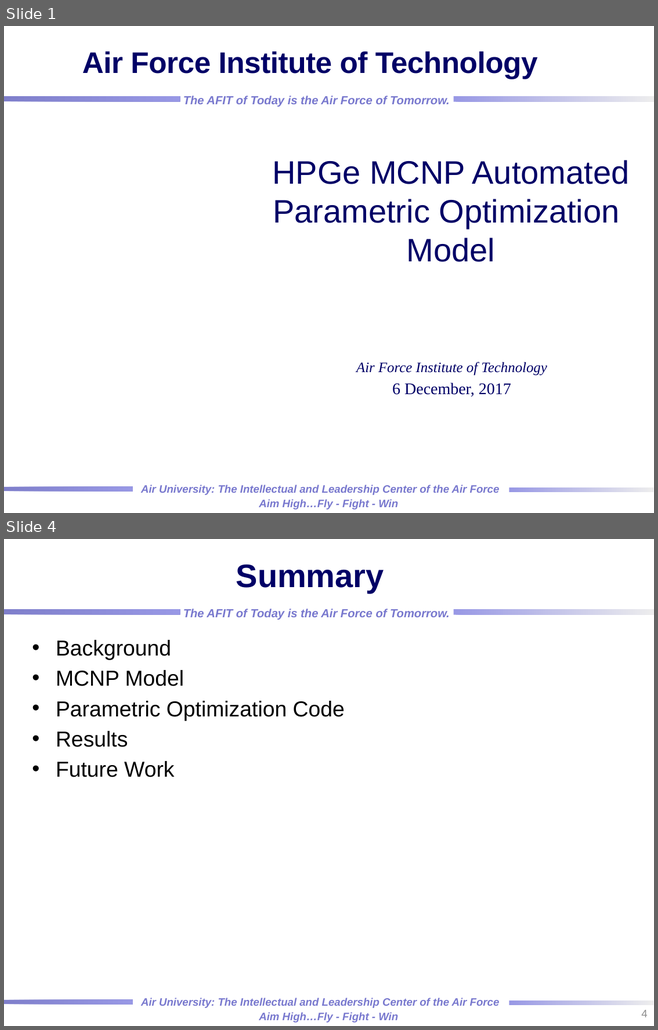
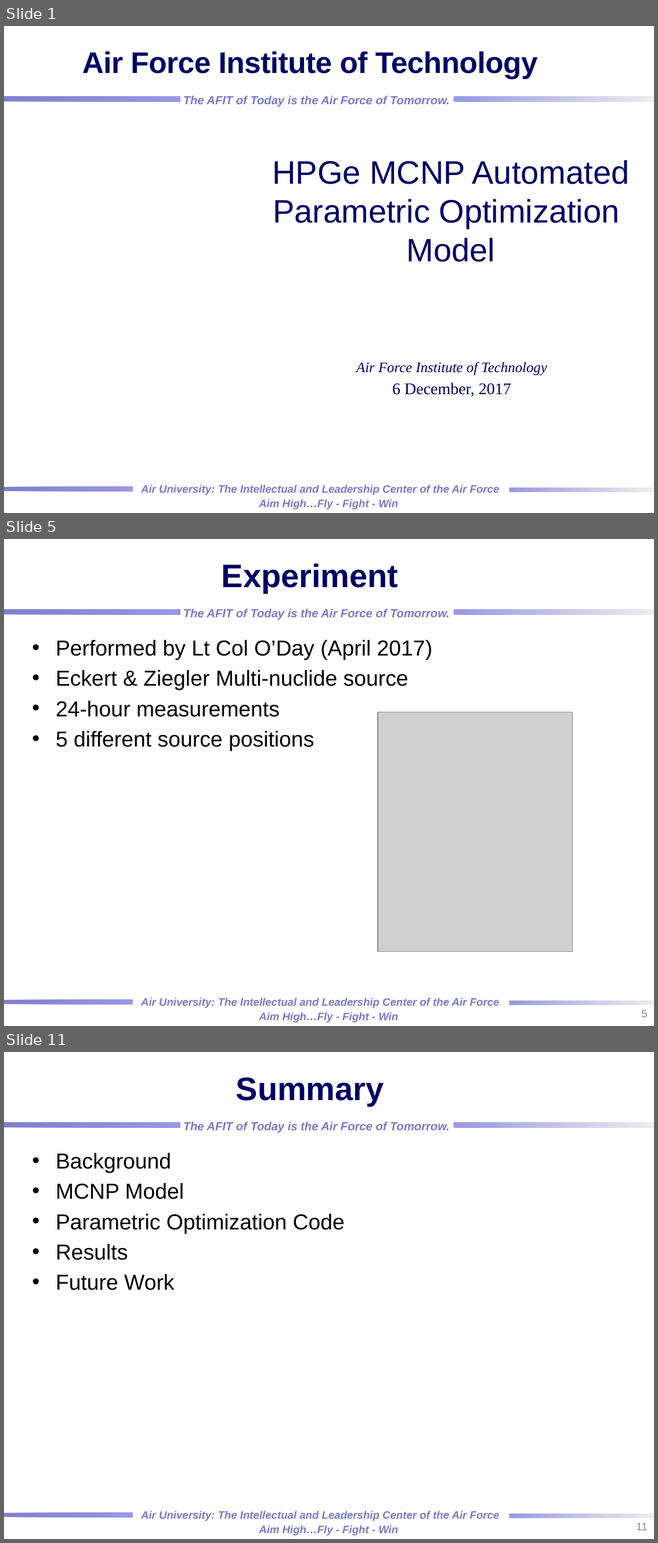
Before and after one commit to rtorzilli/GeDetector-Project, a slide deck: Report/HPGe_Automation Optimization_MCNP_Model.pptx. Shown one above the other, each under a label of ours: slides 1 and 4 before the commit, slides 1, 5 and 11 after it; the slides between them are not shown. The pictures are 658x1030 and 658x1543 pixels, drawn with LibreOffice and Linux fonts; fonts in the diff are those of the drawing; grey boxes stand for pictures; background and template pictures are left out. Boxes give left, top, right and bottom in pixels: in the first picture for what was removed or moved away, otherwise in the second. Text is boxed around its words. In the diff, an @@ line names an element or a change of style, - is before the commit and + after.

```diff
--- a/Report/HPGe_Automation Optimization_MCNP_Model.pptx
+++ b/Report/HPGe_Automation Optimization_MCNP_Model.pptx
@@ slide 5 added at bbox=[4, 539, 654, 1026], background picture (left out); not listed: 7 template elements that a slide beside it also shows @@
@@ title added at bbox=[221, 563, 398, 592], 36 pt, text #000066, bold @@
+Experiment
@@ text added at bbox=[56, 640, 432, 751], 24 pt, text #000000 @@
+• Performed by Lt Col O’Day (April 2017)
+• Eckert & Ziegler Multi-nuclide source
+• 24-hour measurements
+• 5 different source positions
@@ picture added at bbox=[378, 712, 572, 952] @@
@@ page number added at bbox=[641, 1010, 647, 1017], 12 pt, text #8C8C8C @@
+5
@@ what was slide 4 is now slide 11 @@
@@ page number at bbox=[636, 1523, 647, 1530]: text changed @@
-4
+11
```
Also in this commit, not shown: 2 slides changed, 9 other slides added, 6 other files.
